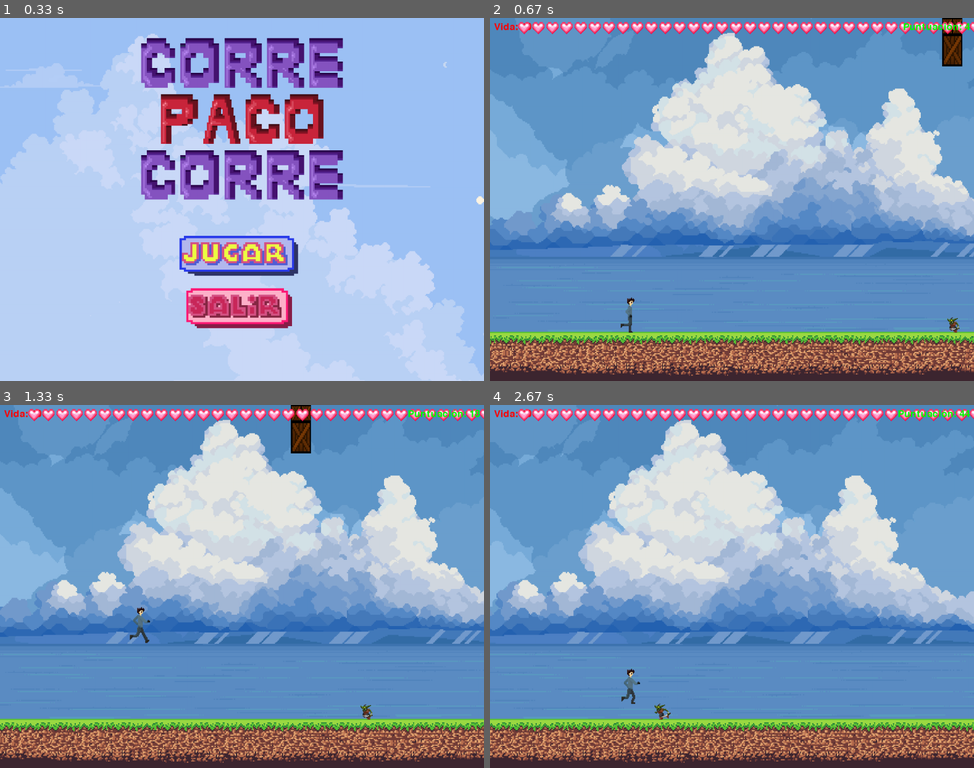
Above: before the commit, frames 1-4 (two rows, left to right).
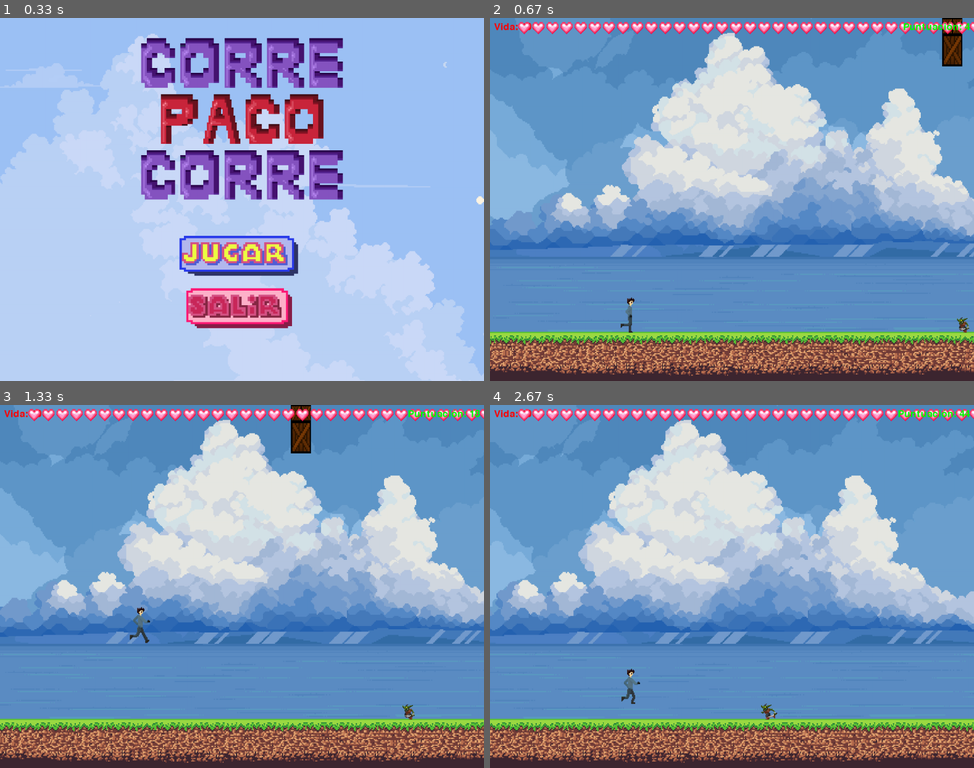
Above: after the commit, the same moments.

Repository: Jol-XD/Corre-Paco-Corre
Game: pygame game, started from proyecto/Juego (test-Joel).py
The game is run twice, just before and just after one commit, with the same random seed, the same clock (stepped at 60 frames per second) and the same inputs.
Inputs (mouse positions are in pixels of both pictures, inside the frame that each line leads up to):
- Up to frame 1 (0.33 s): no input
- Up to frame 2 (0.67 s): click (727, 253) at 0.38 s
- Up to frame 3 (1.33 s): tap Space at 0.67, 1.07 s; hold Up from 1 s (still down)
- Up to frame 4 (2.67 s): tap Space at 1.37, 1.57, 1.9, 2.3 s; release Up at 1.47 s; hold Down 1.5-1.8 s; hold Up 1.83-2.2 s; hold Down 2.23-2.6 s; hold Up from 2.63 s (still down)

Frame 1 is identical in both runs. In frame 2, 0.1% of the frame differs, in the area x 94-99%, y 82-87%; in frame 3, 0.1%; in frame 4, 0.2%, in the area x 34-60%, y 82-87%.

Commit message:
ahora al derrotar un enemigo la velocidad de los enemigos aumenta

Diff:
--- a/proyecto/Juego (test-Joel).py
+++ b/proyecto/Juego (test-Joel).py
@@ -427,6 +427,8 @@
     def draw(self, surface):
         pygame.draw.rect(surface, ROJO, self.rect)
 
+vel_enemigos = -2
+
 class EnemigoNormal(pygame.sprite.Sprite):
     def __init__(self, x, y):
         super().__init__()
@@ -445,8 +447,8 @@
         self.rect = self.image.get_rect()
         self.rect.x = x
         self.rect.y = y
-        self.velocity_x = -4
-        self.velocidad_inicial = -4
+        self.velocidad_inicial = vel_enemigos
+        self.velocity_x = self.velocidad_inicial
         self.velocidad = self.velocidad_inicial
         self.derrotado = False
         self.ultimo_cambio = pygame.time.get_ticks()
@@ -491,8 +493,8 @@
         self.rect = self.image.get_rect()
         self.rect.x = x
         self.rect.y = 680
-        self.velocity_x = -5
-        self.velocidad_inicial = -5
+        self.velocidad_inicial = vel_enemigos - 1
+        self.velocity_x = self.velocidad_inicial
         self.velocidad = self.velocidad_inicial
         self.derrotado = False
         self.ultimo_cambio = pygame.time.get_ticks()
@@ -537,8 +539,8 @@
         self.rect = self.image.get_rect()
         self.rect.x = x
         self.rect.y = 740
-        self.velocity_x = -6
-        self.velocidad_inicial = -6
+        self.velocidad_inicial = vel_enemigos -2
+        self.velocity_x = self.velocidad_inicial
         self.velocidad = self.velocidad_inicial
         self.derrotado = False
         self.ultimo_cambio = pygame.time.get_ticks()
@@ -575,6 +577,7 @@
 spawn_interval = 3000
 
 def generar_enemigo():
+    global vel_enemigos
     numero_enemigo = random.randint(1, 9)
 
     if numero_enemigo == 1:
@@ -591,7 +594,8 @@
         tipo_enemigo = EnemigoVolador
     else:
         tipo_enemigo = EnemigoEnano
-
+    if not vel_enemigos >= 45:
+        vel_enemigos -= 0.5
     nuevo_enemigo = tipo_enemigo(screen_width, 700)
     nuevo_enemigo.numero = numero_enemigo
     enemigos.add(nuevo_enemigo)
@@ -650,7 +654,7 @@
                 if self.image == self.image1:
                     self.image = self.image2
                 self.rect.y = screen_height - self.rect.height - 100
-            if not self.velocity >= 40:
+            if not self.velocity >= 60:
                 self.velocity += 0.25
 
         pantalla.blit(self.image, self.rect)
@@ -759,12 +763,14 @@
     global tiempo_ultimo_punto
     global juego_activo
     global menu_activo
+    global vel_enemigos
 
     # Reinicia las variables globales
     puntuacion = 0
     tiempo_ultimo_punto = pygame.time.get_ticks()
     juego_activo = False
     menu_activo = True
+    vel_enemigos = 0.25
 
     # Elimina todos los enemigos
     enemigos.empty()
